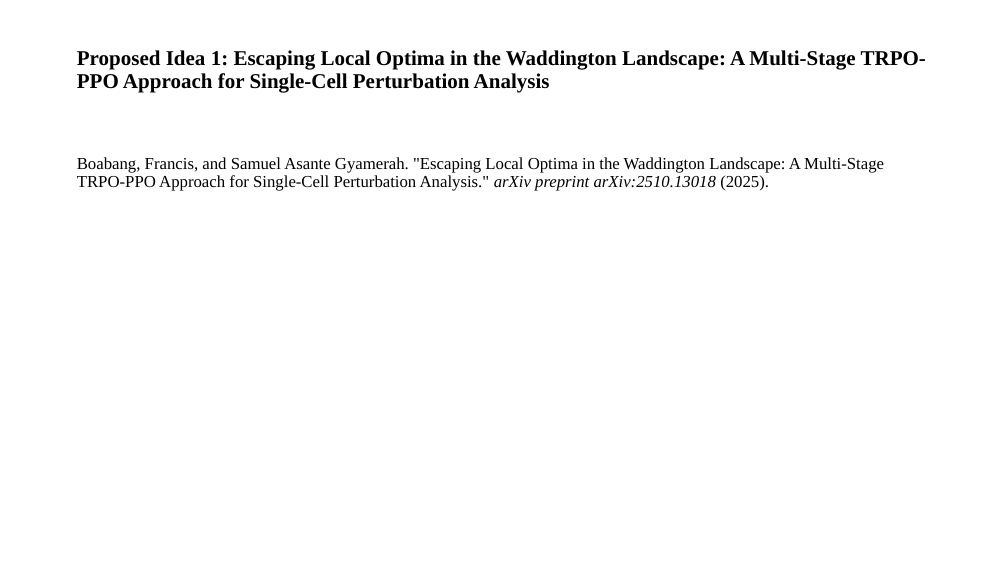
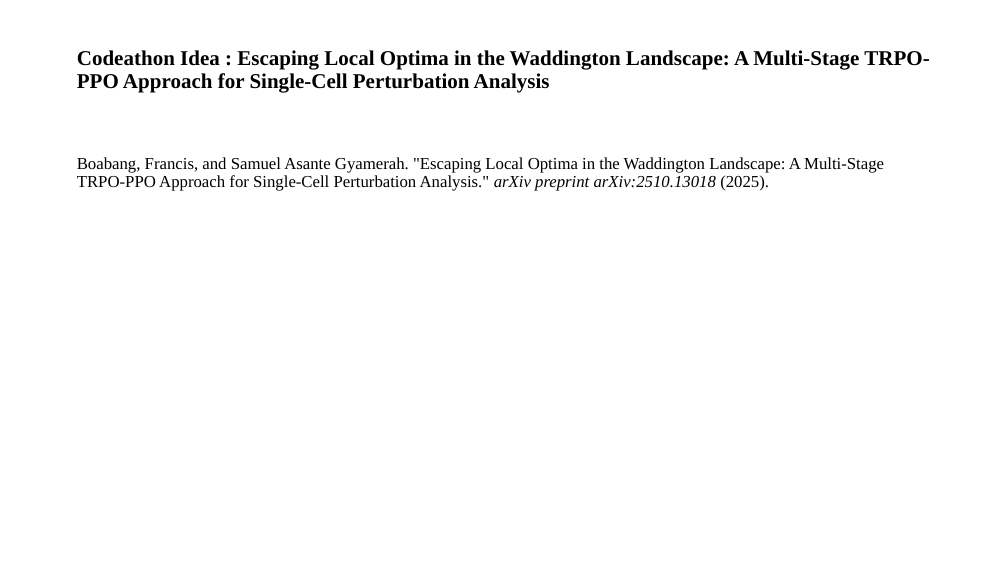
Before and after one commit to boabangf/GNN_RL_gene_trajectory_perturbation, a slide deck: slide 7 of ppt slides for omic codeathon (1).pptx (slide 8 before the commit). Drawn at 1008x567 pixels with LibreOffice and Linux fonts; fonts in the diff are those of the drawing. Boxes give left, top, right and bottom in pixels: in the first picture for what was removed or moved away, otherwise in the second. Text is boxed around its words. In the diff, an @@ line names an element or a change of style, - is before the commit and + after.

```diff
--- a/ppt slides for omic codeathon (1).pptx
+++ b/ppt slides for omic codeathon (1).pptx
@@ title at box(77, 50, 929, 92): text changed @@
-Proposed Idea 1: Escaping Local Optima in the Waddington Landscape: A Multi-Stage TRPO-PPO Approach for Single-Cell Perturbation Analysis
+Codeathon Idea : Escaping Local Optima in the Waddington Landscape: A Multi-Stage TRPO-PPO Approach for Single-Cell Perturbation Analysis
```
Also in this commit, not shown: 5 other slides changed, 2 slides added, 2 slides removed.
